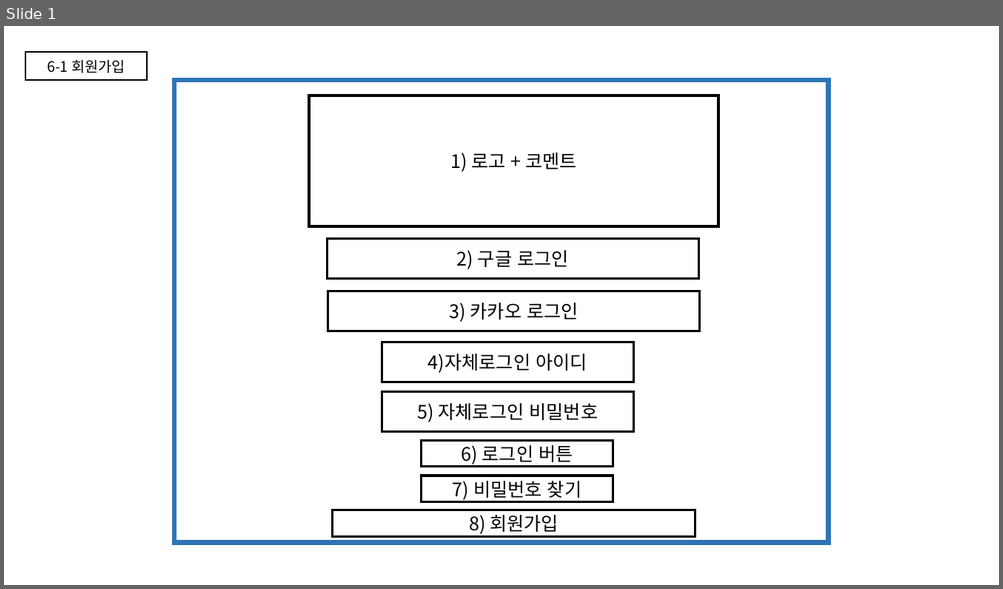
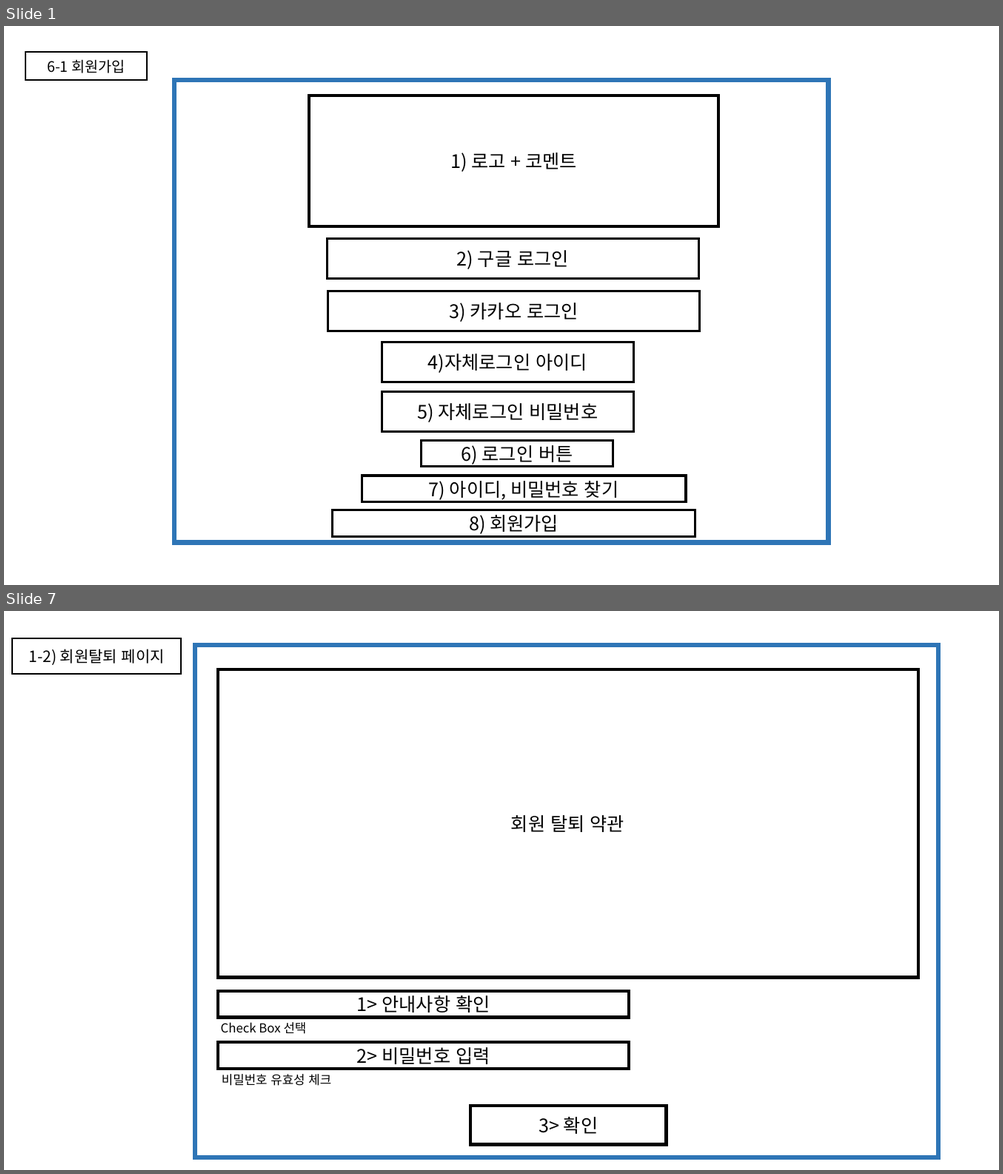
Before and after one commit to KKAKDI/5GONG, a slide deck: 오공 스토리보드.pptx. Shown one above the other, each under a label of ours: slide 1 before the commit, slides 1 and 7 after it; the slides between them are not shown. The pictures are 1003x589 and 1003x1174 pixels, drawn with LibreOffice and Linux fonts; fonts in the diff are those of the drawing. Boxes give left, top, right and bottom in pixels: in the first picture for what was removed or moved away, otherwise in the second. Text is boxed around its words. In the diff, an @@ line names an element or a change of style, - is before the commit and + after.

```diff
--- a/오공 스토리보드.pptx
+++ b/오공 스토리보드.pptx
@@ slide 7 added at [4,611,999,1170], background #FFFFFF @@
@@ rectangle added at [12,638,181,675], fill #FFFFFF, outline #000000 1.5 pt, 15 pt, text #000000 @@
+1-2) 회원탈퇴 페이지
@@ rectangle added at [195,645,938,1159], fill #FFFFFF, outline #2E75B6 4.5 pt @@
@@ rectangle added at [218,670,919,978], fill #FFFFFF, outline #000000 3 pt, 18 pt, text #000000 @@
+회원 탈퇴 약관
@@ rectangle added at [218,991,629,1017], fill #FFFFFF, outline #000000 3 pt, 18 pt, text #000000 @@
+1> 안내사항 확인
@@ text added at [221,1022,307,1034], 12 pt, text #000000 @@
+Check Box 선택
@@ rectangle added at [218,1043,629,1069], fill #FFFFFF, outline #000000 3 pt, 18 pt, text #000000 @@
+2> 비밀번호 입력
@@ text added at [222,1074,331,1086], 12 pt, text #000000 @@
+비밀번호 유효성 체크
@@ rectangle added at [470,1106,666,1145], fill #FFFFFF, outline #000000 3 pt, 18 pt, text #000000 @@
+3> 확인
@@ slide 1 changed as well @@
@@ rectangle "7) 아이디, 비밀번호 찾기": place and size @@
-rectangle "7) 아이디, 비밀번호 찾기" at [421,476,613,503]
+rectangle "7) 아이디, 비밀번호 찾기" at [361,476,686,503]
@@ text in rectangle at [429,481,618,500]: text changed @@
-7) 비밀번호 찾기
+7) 아이디, 비밀번호 찾기
```
Also in this commit, not shown: 5 other slides changed, 2 other slides added, 2 other files.
